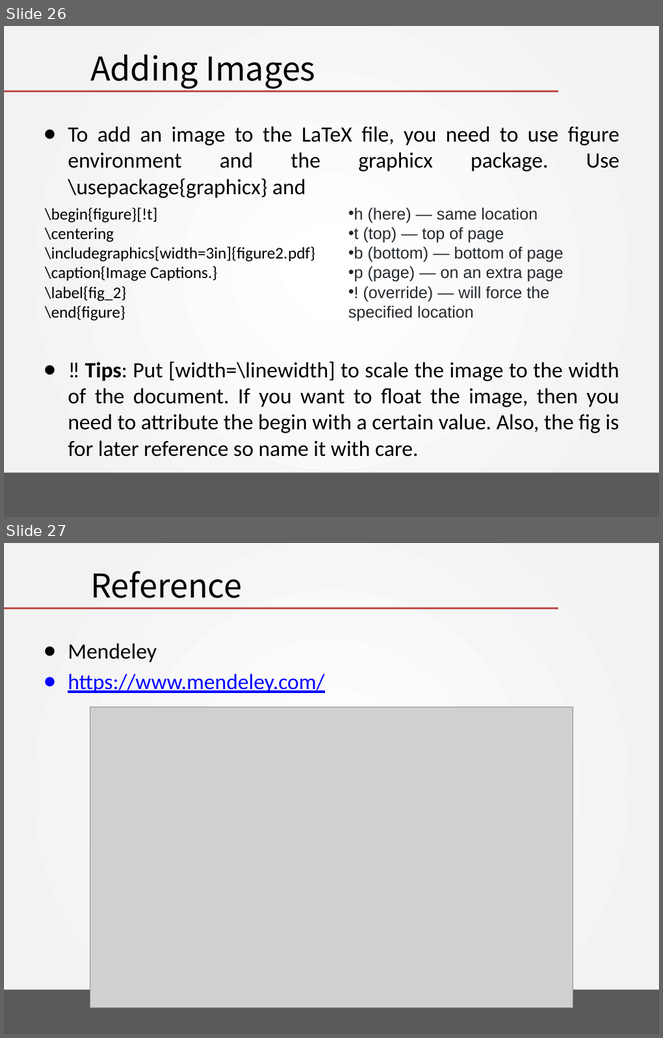
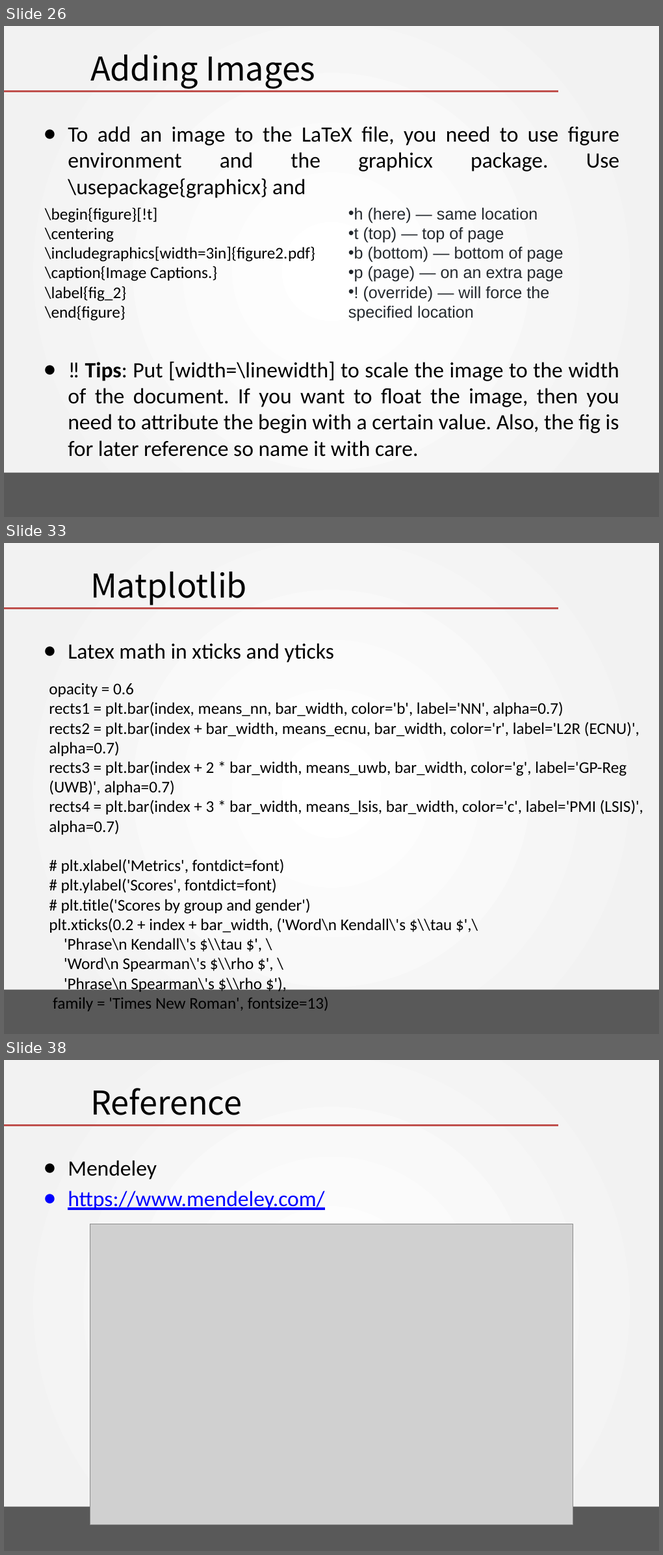
Before and after one commit to RainMan1860/Artificial_Intelligence_2019, a slide deck: chapter 07 - Latex Programming/Begin Latex in minute.pptx. Shown one above the other, each under a label of ours: slides 26 and 27 before the commit, slides 26, 33 and 38 after it; the slides between them are not shown. The pictures are 663x1038 and 663x1555 pixels, drawn with LibreOffice and Linux fonts; fonts in the diff are those of the drawing; grey boxes stand for pictures; background and template pictures are left out. Boxes give left, top, right and bottom in pixels: in the first picture for what was removed or moved away, otherwise in the second. Text is boxed around its words. In the diff, an @@ line names an element or a change of style, - is before the commit and + after.

```diff
--- a/chapter 07 - Latex Programming/Begin Latex in minute.pptx
+++ b/chapter 07 - Latex Programming/Begin Latex in minute.pptx
@@ slide 33 added at (4,543,659,1034), background gradient #FFFFFF to #F2F2F2; not listed: 2 template elements that a slide beside it also shows @@
@@ title added at (90,572,247,605), 36 pt, text #000000 @@
+Matplotlib
@@ text added at (68,643,334,663), 24 pt, text #000000 @@
+● Latex math in xticks and yticks
@@ text added at (49,683,644,1012), 18 pt, text #000000 @@
+opacity = 0.6
+rects1 = plt.bar(index, means_nn, bar_width, color='b', label='NN', alpha=0.7)
+rects2 = plt.bar(index + bar_width, means_ecnu, bar_width, color='r', label='L2R (ECNU)', alpha=0.7)
+rects3 = plt.bar(index + 2 * bar_width, means_uwb, bar_width, color='g', label='GP-Reg (UWB)', alpha=0.7)
+rects4 = plt.bar(index + 3 * bar_width, means_lsis, bar_width, color='c', label='PMI (LSIS)', alpha=0.7)
+# plt.xlabel('Metrics', fontdict=font)
+# plt.ylabel('Scores', fontdict=font)
+# plt.title('Scores by group and gender')
+plt.xticks(0.2 + index + bar_width, ('Word\n Kendall\'s $\\tau $',\
+'Phrase\n Kendall\'s $\\tau $', \
+'Word\n Spearman\'s $\\rho $', \
+'Phrase\n Spearman\'s $\\rho $'),
+family = 'Times New Roman', fontsize=13)
@@ what was slide 27 is now slide 38 @@
```
Also in this commit, not shown: 14 other slides added.
